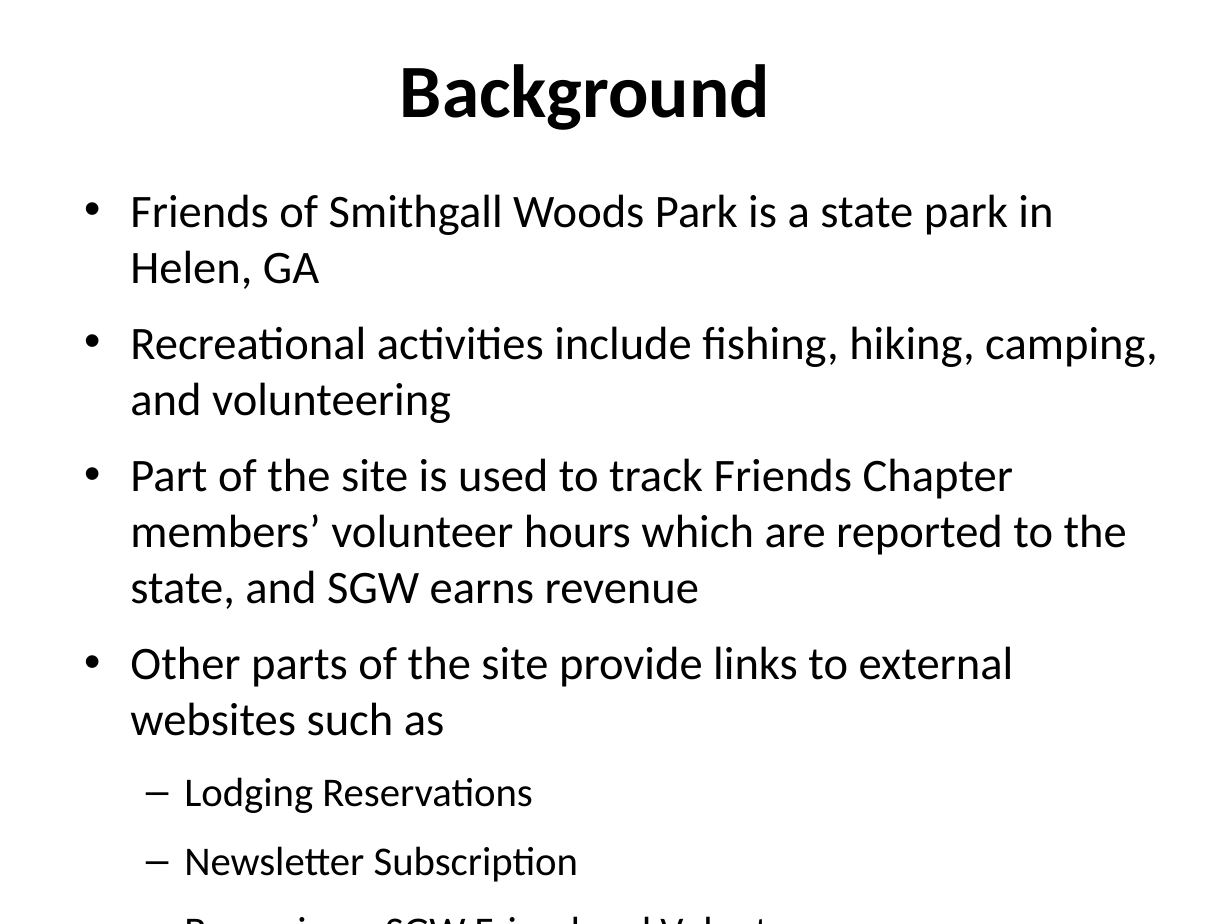
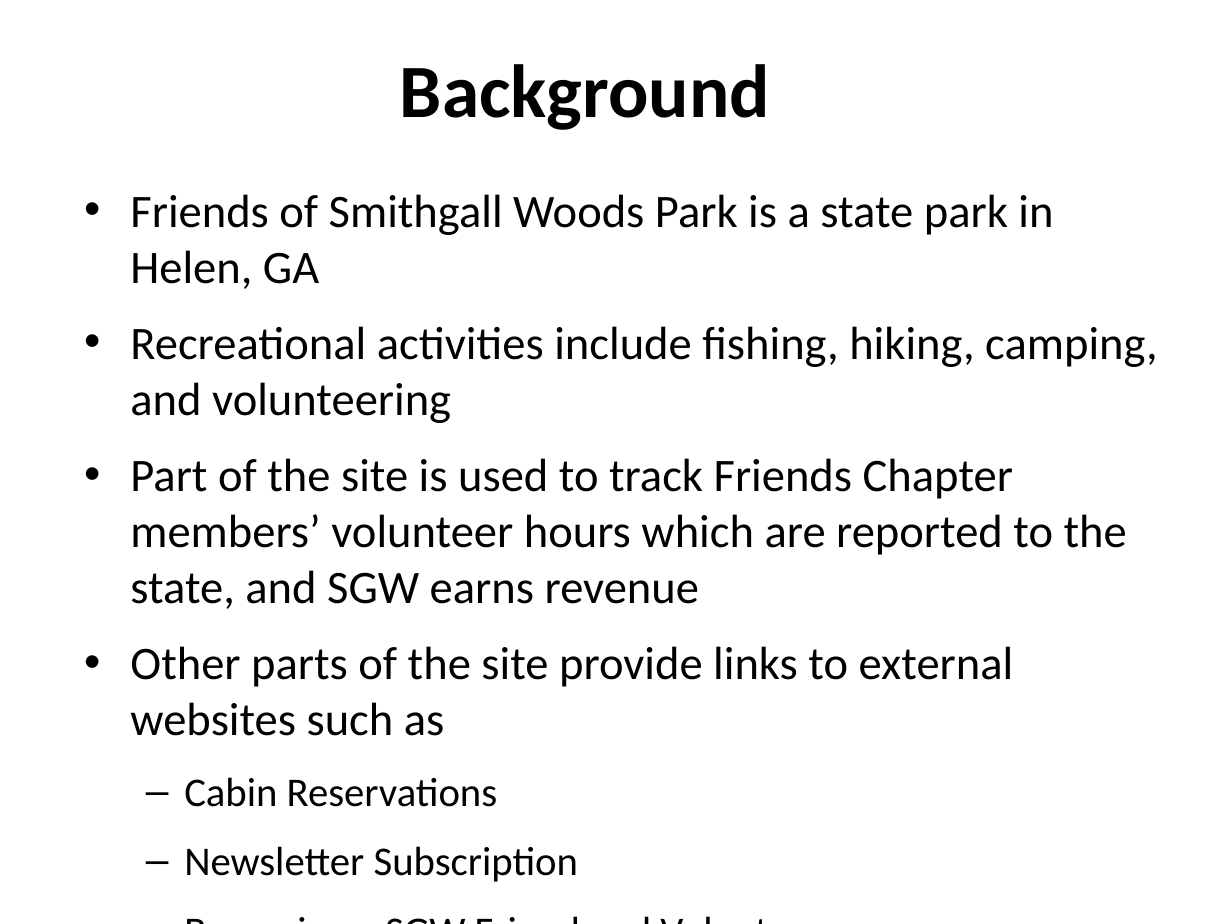
Before and after one commit to ehsantos11/MIST7590-Smithgall-Project, a slide deck: slide 3 of SGW Project Update (Final) 15Nov17.pptx. Drawn at 1232x924 pixels with LibreOffice and Linux fonts; fonts in the diff are those of the drawing; background and template pictures are left out. Boxes give left, top, right and bottom in pixels: in the first picture for what was removed or moved away, otherwise in the second. Text is boxed around its words. In the diff, an @@ line names an element or a change of style, - is before the commit and + after.

```diff
--- a/SGW Project Update (Final) 15Nov17.pptx
+++ b/SGW Project Update (Final) 15Nov17.pptx
@@ text at [184, 777, 498, 807]: text changed @@
-  – Lodging Reservations
+  – Cabin Reservations
```
Also in this commit, not shown: 5 other slides changed.
